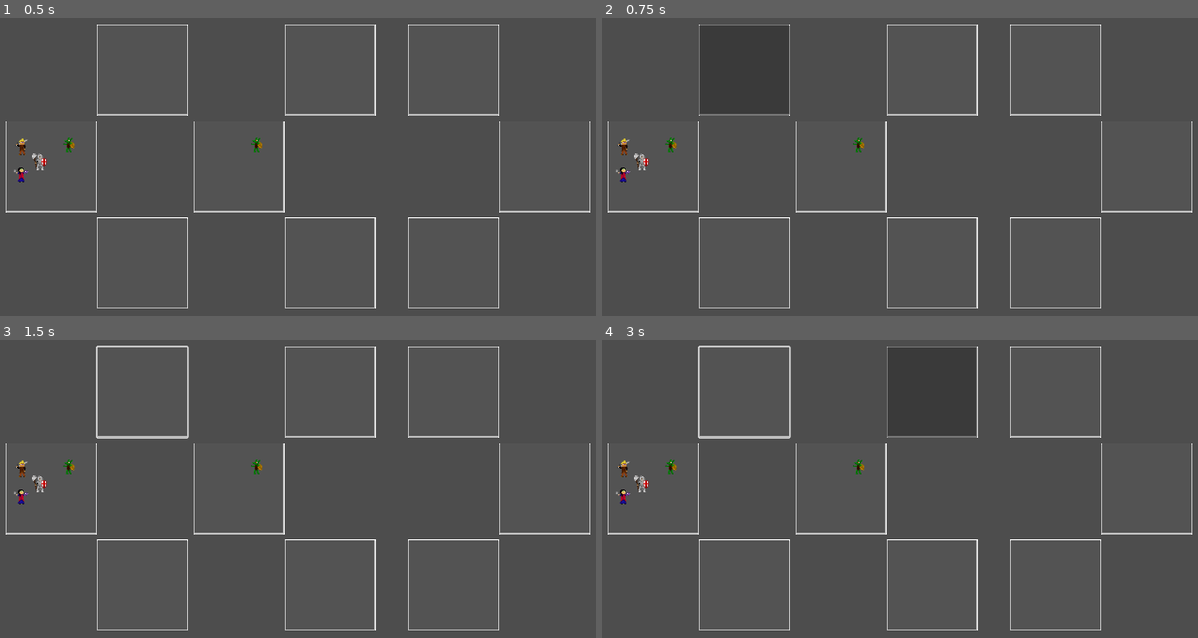
Above: before the commit, frames 1-4 (two rows, left to right).
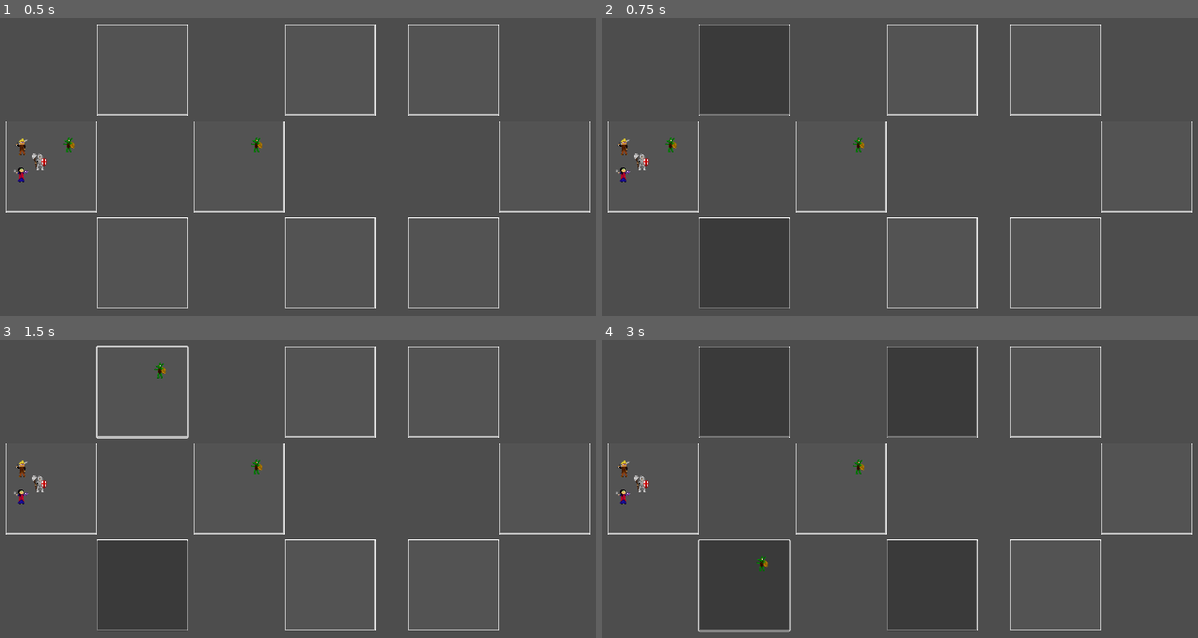
Above: after the commit, the same moments.

Repository: Gamnraa/GMTK-2023-Dungeon-Master
Game: Godot game, scene res://dungeon.tscn
The game is run twice, just before and just after one commit, with the same random seed, the same clock (stepped at 60 frames per second) and the same inputs. The engine's default icon, where the game draws it, is replaced by a stand-in: a white triangle on a blue panel in a dark square.
Inputs (mouse positions are in pixels of both pictures, inside the frame that each line leads up to):
- Up to frame 1 (0.5 s): no input
- Up to frame 2 (0.75 s): tap Enter at 0.5 s; move the mouse to (667, 146) at 0.52 s; click (667, 146) at 0.67 s
- Up to frame 3 (1.5 s): click (143, 393) at 1.27 s
- Up to frame 4 (3 s): click (745, 584) at 2.02 s; tap Space at 2.75 s; move the mouse to (858, 468) at 2.77 s; click (858, 468) at 2.92 s

Frame 1 is identical in both runs. In frame 2, 4.6% of the frame differs, in the area x 16-32%, y 67-98%; in frame 3, 4.7%; in frame 4, 14%, in the area x 10-63%, y 1-99%.
Error before the commit: Invalid type in function 'connect' in base 'Button'. Cannot convert argument 2 from Object to Callable. (res://entities/goblin.gd:32)

Commit message:
Movement somewhat functional

Diff:
--- a/dungeon.gd
+++ b/dungeon.gd
@@ -3,6 +3,8 @@
 @export var goblin_spawner: PackedScene
 
 var turn = 0
+var selected_monster
+
 # Called when the node enters the scene tree for the first time.
 func _ready():
 	start()
@@ -26,7 +28,7 @@
 	$room2_1.next_rooms.append($room2_1_1)
 
 	$room2_2.prev_rooms.append($room2)
-	$room2_2.next_rooms.append($room_2_2_1)
+	$room2_2.next_rooms.append($room2_2_1)
 
 	$room2_1_1.prev_rooms.append($room2_1)
 	$room2_1_1.next_rooms.append($room3)
--- a/entities/goblin.gd
+++ b/entities/goblin.gd
@@ -12,6 +12,7 @@
 var curr_room
 
 var mouse_over = false
+var selected = false
 
 func move_to_room(room):
 	curr_room = room
@@ -22,17 +23,17 @@
 
 func _input(event):
 	if event is InputEventMouseButton and event.pressed and event.button_index == MOUSE_BUTTON_LEFT:
-		print(mouse_over)
 		if mouse_over:
 			on_gain_focus()
 
 func on_gain_focus():
 	for room in curr_room.next_rooms:
 		room.on_gain_focus()
-		room.get_node("button").connect("send_to_room", self, "move_to_room")
+		room.send_to_room.connect(move_to_room)
 
 	for room in curr_room.prev_rooms:
 		room.on_gain_focus()
+		room.send_to_room.connect(move_to_room)
 
 func on_lose_focus():
 	for room in curr_room.next_rooms:
